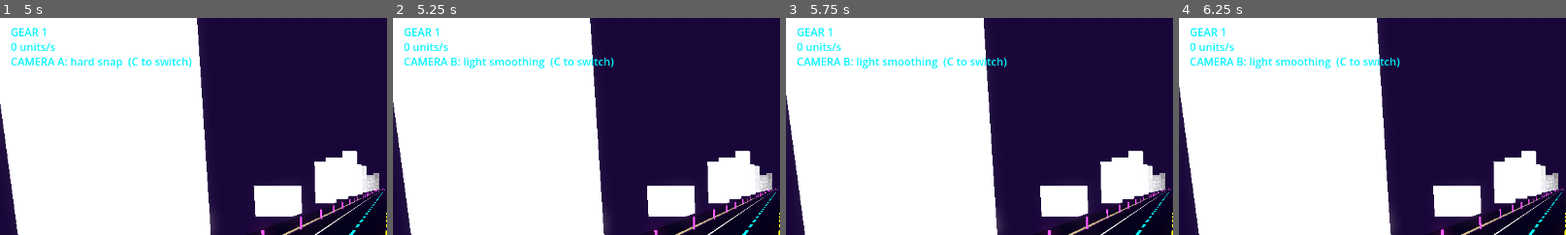
Above: before the commit, frames 1-4 (left to right).
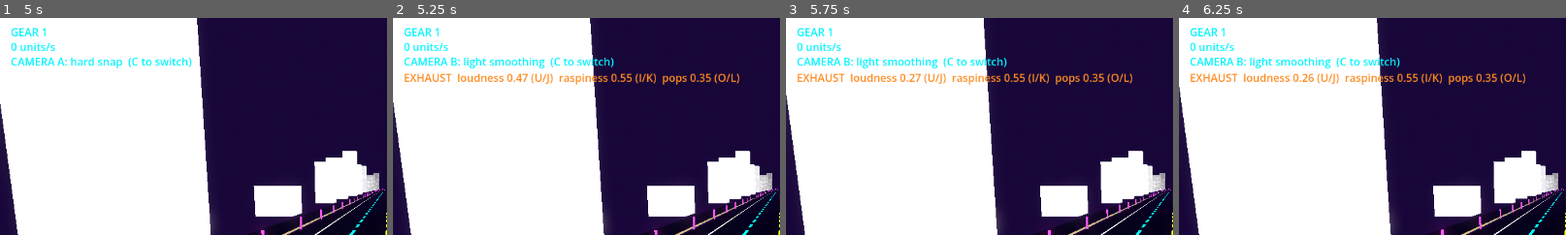
Above: after the commit, the same moments.

Repository: SmurfyHehe/neon-overdrive
Game: Godot game, scene res://Game.tscn
Same seed, same stepped clock (60 frames per second), same inputs: the game is played once before the commit and once after it.
Inputs (mouse positions are % of the whole screen's width and height, from its top left):
- Up to frame 1 (5 s): move the mouse to (72, 45) at 0.52 s; hold D (steer_right) 0.53-1.25 s; tap C (camera_cycle) at 0.6, 2.1, 3.6 s; click (72, 45) at 0.67 s; drag from (30, 55) to (45, 70) at 1.27 s; move the mouse to (60, 28) at 2.02 s; hold D (steer_right) 2.03-2.75 s; drag from (45, 70) to (20, 35) at 2.77 s; tap Enter at 3.5 s; move the mouse to (80, 65) at 3.52 s; hold A (steer_left) 3.53-4.25 s; drag from (20, 35) to (35, 25) at 4.27 s
- Up to frame 2 (5.25 s): tap Space (handbrake) at 5 s; move the mouse to (55, 50) at 5.02 s; hold J (exhaust_loud_down, bound only after the commit) from 5.03 s (still down); tap C (camera_cycle) at 5.1 s; click (55, 50) at 5.17 s
- Up to frame 3 (5.75 s): keep holding J (exhaust_loud_down, bound only after the commit)
- Up to frame 4 (6.25 s): release J (exhaust_loud_down, bound only after the commit) at 5.75 s; drag from (35, 25) to (30, 55) at 5.77 s
The pictures show only the part of the screen within x 0-50%, y 0-50%; the shares and areas given below are measured in that part.

Frame 1 is identical in both runs. In frame 2, 1.8% of the frame differs, in the area x 3-90%, y 25-31%; in frame 3, 1.8%; in frame 4, 1.9%.

Commit message:
Exhaust playtest keys: player starts on P1 preset, U/J I/K O/L adjust knobs
Co-Authored-By: Claude Sonnet 5.5 <noreply@anthropic.com>

Diff:
--- a/project.godot
+++ b/project.godot
@@ -87,6 +87,36 @@
 , Object(InputEventJoypadButton,"resource_local_to_scene":false,"resource_name":"","device":-1,"button_index":6,"pressure":0.0,"pressed":false,"script":null)
 ]
 }
+exhaust_loud_up={
+"deadzone": 0.2,
+"events": [Object(InputEventKey,"resource_local_to_scene":false,"resource_name":"","device":-1,"window_id":0,"alt_pressed":false,"shift_pressed":false,"ctrl_pressed":false,"meta_pressed":false,"pressed":false,"keycode":85,"physical_keycode":0,"key_label":0,"unicode":0,"location":0,"echo":false,"script":null)
+]
+}
+exhaust_loud_down={
+"deadzone": 0.2,
+"events": [Object(InputEventKey,"resource_local_to_scene":false,"resource_name":"","device":-1,"window_id":0,"alt_pressed":false,"shift_pressed":false,"ctrl_pressed":false,"meta_pressed":false,"pressed":false,"keycode":74,"physical_keycode":0,"key_label":0,"unicode":0,"location":0,"echo":false,"script":null)
+]
+}
+exhaust_rasp_up={
+"deadzone": 0.2,
+"events": [Object(InputEventKey,"resource_local_to_scene":false,"resource_name":"","device":-1,"window_id":0,"alt_pressed":false,"shift_pressed":false,"ctrl_pressed":false,"meta_pressed":false,"pressed":false,"keycode":73,"physical_keycode":0,"key_label":0,"unicode":0,"location":0,"echo":false,"script":null)
+]
+}
+exhaust_rasp_down={
+"deadzone": 0.2,
+"events": [Object(InputEventKey,"resource_local_to_scene":false,"resource_name":"","device":-1,"window_id":0,"alt_pressed":false,"shift_pressed":false,"ctrl_pressed":false,"meta_pressed":false,"pressed":false,"keycode":75,"physical_keycode":0,"key_label":0,"unicode":0,"location":0,"echo":false,"script":null)
+]
+}
+exhaust_pops_up={
+"deadzone": 0.2,
+"events": [Object(InputEventKey,"resource_local_to_scene":false,"resource_name":"","device":-1,"window_id":0,"alt_pressed":false,"shift_pressed":false,"ctrl_pressed":false,"meta_pressed":false,"pressed":false,"keycode":79,"physical_keycode":0,"key_label":0,"unicode":0,"location":0,"echo":false,"script":null)
+]
+}
+exhaust_pops_down={
+"deadzone": 0.2,
+"events": [Object(InputEventKey,"resource_local_to_scene":false,"resource_name":"","device":-1,"window_id":0,"alt_pressed":false,"shift_pressed":false,"ctrl_pressed":false,"meta_pressed":false,"pressed":false,"keycode":76,"physical_keycode":0,"key_label":0,"unicode":0,"location":0,"echo":false,"script":null)
+]
+}
 
 [physics]
 
--- a/scripts/engine_audio.gd
+++ b/scripts/engine_audio.gd
@@ -9,12 +9,24 @@
 ## throttle, higher = more tolerant of frame hitches.
 const BUFFER_SECS := 0.06
 
+## Which car's exhaust preset the player car starts with (exhaust_tune.gd).
+## Placeholder until the cars are built from fleet.json (stage B step 5).
+const START_PRESET := "p1_coupe"
+## How fast a held exhaust key moves its knob, per second (0..1 scale).
+const KNOB_RATE := 0.4
+## Seconds the exhaust readout stays on screen after a change.
+const READOUT_SECS := 2.5
+
 var synth := EngineSynth.new()
+var _label: Label
+var _readout_left := 0.0
 var _vehicle: Vehicle
 var _playback: AudioStreamGeneratorPlayback
 
 func _ready() -> void:
 	_vehicle = get_parent() as Vehicle
+	synth.tune = ExhaustTune.for_car(START_PRESET)
+	_setup_readout()
 	synth.mix_rate = AudioServer.get_mix_rate()
 	synth.idle_rpm = _vehicle.idle_rpm
 	synth.max_rpm = _vehicle.max_rpm
@@ -33,3 +45,38 @@
 	if n > 0:
 		_playback.push_buffer(synth.render(n, _vehicle.motor_rpm,
 				_vehicle.throttle_amount, _vehicle.motor_is_redline))
+
+# Temporary playtest controls (stage B step 2): U/J loudness, I/K raspiness,
+# O/L pops, held. Cosmetic only. Polled from _physics_process like the rest of
+# the game's input (#30), but here rather than game.gd to keep this change in
+# one file; the real controls go in the T tuning panel with PRs #88-90.
+func _physics_process(delta: float) -> void:
+	var t := synth.tune
+	var moved := false
+	var dir := Input.get_axis("exhaust_loud_down", "exhaust_loud_up")
+	if dir != 0.0:
+		t.loudness = clampf(t.loudness + dir * KNOB_RATE * delta, 0.0, 1.0)
+		moved = true
+	dir = Input.get_axis("exhaust_rasp_down", "exhaust_rasp_up")
+	if dir != 0.0:
+		t.raspiness = clampf(t.raspiness + dir * KNOB_RATE * delta, 0.0, 1.0)
+		moved = true
+	dir = Input.get_axis("exhaust_pops_down", "exhaust_pops_up")
+	if dir != 0.0:
+		t.pops = clampf(t.pops + dir * KNOB_RATE * delta, 0.0, 1.0)
+		moved = true
+	if moved:
+		_readout_left = READOUT_SECS
+	_readout_left = maxf(_readout_left - delta, 0.0)
+	_label.visible = _readout_left > 0.0
+	if _label.visible:
+		_label.text = "EXHAUST  loudness %.2f (U/J)  raspiness %.2f (I/K)  pops %.2f (O/L)" % [t.loudness, t.raspiness, t.pops]
+
+func _setup_readout() -> void:
+	var layer := CanvasLayer.new()
+	add_child(layer)
+	_label = Label.new()
+	_label.position = Vector2(16, 80)
+	_label.add_theme_color_override("font_color", Color(1.0, 0.54, 0.12))
+	_label.visible = false
+	layer.add_child(_label)
--- /dev/null
+++ b/tests/exhaust_keys.gd
@@ -0,0 +1,73 @@
+extends SceneTree
+
+# Exhaust playtest keys: in the real Game.tscn the player car starts on the P1
+# preset, holding U raises loudness, J lowers it, and the readout shows.
+# Exit code 1 on failure. Run (silent, no window sound):
+#   Godot_v4.7.2-stable_win64_console.exe --audio-driver Dummy --path . -s res://tests/exhaust_keys.gd
+
+const TIMEOUT_TICKS := 600
+const HOLD_TICKS := 30
+
+var tick := 0
+var phase := 0
+var phase_start := 0
+var start := 0.0
+var raised := 0.0
+
+func _initialize() -> void:
+	change_scene_to_file("res://Game.tscn")
+
+func _physics_process(_delta: float) -> bool:
+	tick += 1
+	var game := current_scene
+	if game == null or game.get("player") == null:
+		return tick > TIMEOUT_TICKS and _end("Game never became ready")
+	var audio: EngineAudio = null
+	for c in game.player.get_children():
+		if c is EngineAudio:
+			audio = c
+	if audio == null:
+		return _end("player has no EngineAudio")
+	var t := audio.synth.tune
+	match phase:
+		0:
+			if absf(t.loudness - ExhaustTune.for_car("p1_coupe").loudness) > 0.001:
+				return _end("player did not start on the P1 preset")
+			start = t.loudness
+			_key(KEY_U, true)
+			_next()
+		1:
+			if tick - phase_start >= HOLD_TICKS:
+				_key(KEY_U, false)
+				raised = t.loudness
+				if raised <= start + 0.05:
+					return _end("holding U did not raise loudness (%.3f -> %.3f)" % [start, raised])
+				if not audio._label.visible:
+					return _end("readout not shown after a change")
+				_key(KEY_J, true)
+				_next()
+		2:
+			if tick - phase_start >= HOLD_TICKS:
+				_key(KEY_J, false)
+				if t.loudness >= raised - 0.05:
+					return _end("holding J did not lower loudness")
+				return _end("")
+	return false
+
+func _next() -> void:
+	phase += 1
+	phase_start = tick
+
+func _key(code: Key, pressed: bool) -> void:
+	var ev := InputEventKey.new()
+	ev.keycode = code
+	ev.physical_keycode = code
+	ev.pressed = pressed
+	Input.parse_input_event(ev)
+
+func _end(msg: String) -> bool:
+	if msg != "":
+		printerr("FAIL: ", msg)
+	print("exhaust_keys: ", "PASS" if msg == "" else "FAIL")
+	quit(0 if msg == "" else 1)
+	return true
Not shown, added: tests/exhaust_keys.gd.uid
Not shown, changed: docs/design/exhaust.md
Not shown, changed: tests/run_tests.bat
